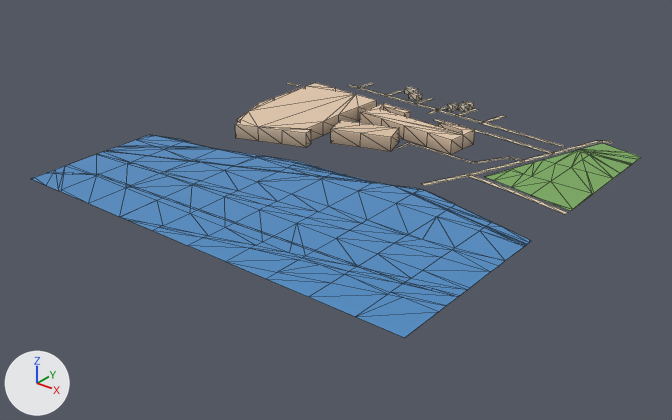
Renders of the glTF model public/assets/bengaluru-region-v1/tiles/t21_-23-l0.glb from each side of a commit.
Before and after are seen from a 50 mm lens placed at (11348.0, -12023.0, 417.0), pointed at (10753.0, -11278.0, -45.0). Lighting does not change. The marker at lower left points along +X, +Y and +Z. The older version comes first. Mesh edges are drawn as thin lines.

In view in the first picture: 'building', 'ground', 'water'.
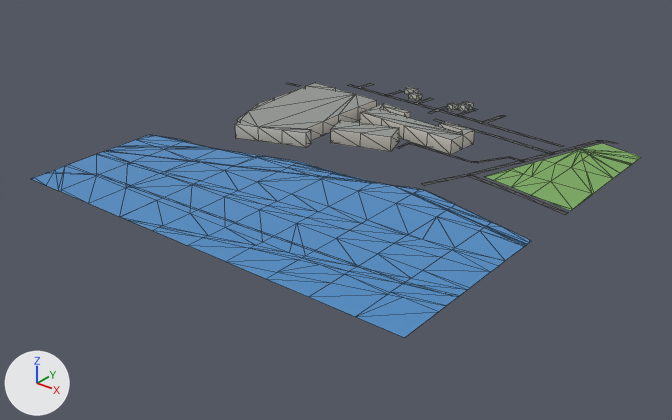
Pixel boxes [x1, y1, x2, y2] of what changed, in the pictures (672 x 420 px; the box of a moved part takes in the faces that stretch with it):
'ground', reshaped: before [286, 83, 641, 214]; after [286, 83, 641, 215]
part 1 of me_building, recoloured (beige to light grey): [235, 83, 475, 155] in both
part 2 of me_ground, moved or reshaped: [436, 106, 509, 131] in both
part 3 of me_ground, moved or reshaped: [359, 83, 403, 96] in both
part 4 of me_ground, moved or reshaped: before [514, 192, 568, 214]; after [514, 192, 568, 215]
part 5 of me_ground, recoloured: [286, 83, 613, 193] in both

The change, as a diff of the scene's bpy script:
```diff
--- a/public/assets/bengaluru-region-v1/tiles/t21_-23-l0.glb.py
+++ b/public/assets/bengaluru-region-v1/tiles/t21_-23-l0.glb.py
@@ me_building @@
 # used by ob_building; location = (10500.0, -11500.0, 0.0)
-me_building.from_pydata(...)  # 136 vertices, 182 faces; spans x 59.0..326.0, y 230.0..506.0, z 0.0..18.0
+me_building.from_pydata(...)  # 136 vertices, 228 faces; spans x 59.0..326.0, y 230.0..506.0, z 0.0..18.0
+# me_building part 1: 182 kept faces spanning x 59.0..326.0, y 230.0..506.0, z 0.0..18.0 get new vertex colours; the middle colour goes from beige #d1b9a0 to light grey #c1beb5
+# edits to the shape of me_building do not show in these pictures
 me_building.materials.append(mat_building)
@@ me_ground @@
 # used by ob_ground; location = (10500.0, -11500.0, 0.0)
-me_ground.from_pydata(...)  # 177 vertices, 161 faces; spans x 0.0..501.0, y 253.0..503.0, z 1.0
+me_ground.from_pydata(...)  # 181 vertices, 165 faces; spans x 0.0..500.0, y 253.0..500.0, z 1.0
+# me_ground part 2: 5 vertices moved from x 238.0..307.0, y 457.0..499.0, z 1.0 to x 232.0..309.0, y 458.0..500.0, z 1.0; 3 vertices removed from x 232.0..269.0, y 499.0..501.0, z 1.0; 5 vertices added at x 238.0..269.0, y 494.0..500.0, z 1.0
+# me_ground part 3: 1 vertex moved from x 99.0, y 499.0, z 1.0 to x 93.0, y 500.0, z 1.0; 3 vertices removed from x 93.0..150.0, y 499.0..501.0, z 1.0; 5 vertices added at x 99.0..150.0, y 497.0..500.0, z 1.0
+# me_ground part 4: 4 vertices removed from x 466.0..501.0, y 284.0..296.0, z 1.0; 4 vertices added at x 470.0..500.0, y 284.0..295.0, z 1.0
+# me_ground part 5: 90 kept faces spanning x 0.0..463.0, y 253.0..500.0, z 1.0 get new vertex colours; the middle colour goes from beige #d7c9ae to dark grey #535556
+# other edits to the shape of me_ground do not show in these pictures
 me_ground.materials.append(mat_ground)
```
